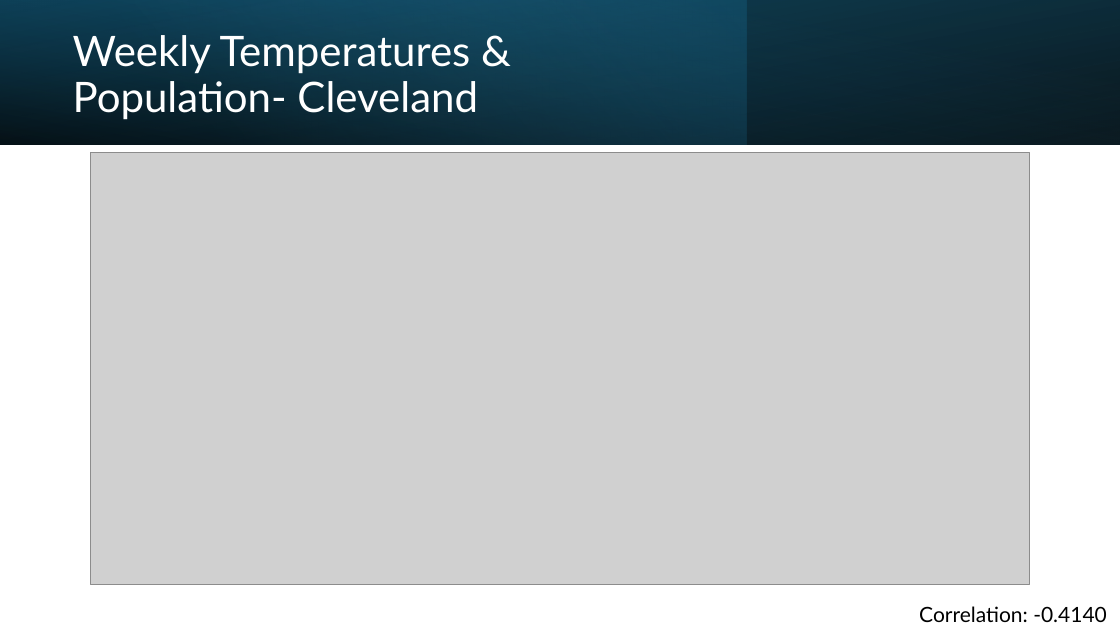
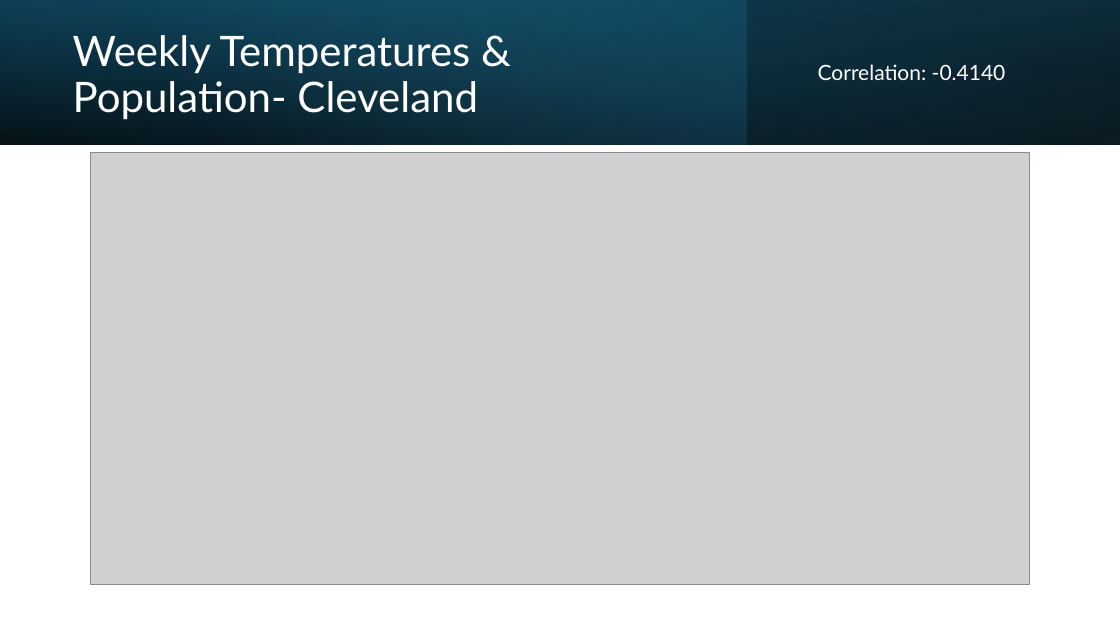
Before and after one commit to brian-campbell/ai-bootcamp-project-1, a slide deck: slide 22 of Project-1-Presentation.pptx. Drawn at 1120x630 pixels with LibreOffice and Linux fonts; fonts in the diff are those of the drawing; grey boxes stand for pictures. Boxes give left, top, right and bottom in pixels: in the first picture for what was removed or moved away, otherwise in the second. Text is boxed around its words. In the diff, an @@ line names an element or a change of style, - is before the commit and + after.

```diff
--- a/Project-1-Presentation.pptx
+++ b/Project-1-Presentation.pptx
@@ text "Correlation: -0.4140": place and size @@
-text "Correlation: -0.4140" at <box>919,606,1107,622</box>
+text "Correlation: -0.4140" at <box>818,64,1006,80</box>
@@ text "Correlation: -0.4140" at <box>818,64,1006,80</box>: text colour #000000 to #FFFFFF @@
```
Also in this commit, not shown: 7 other slides changed.
